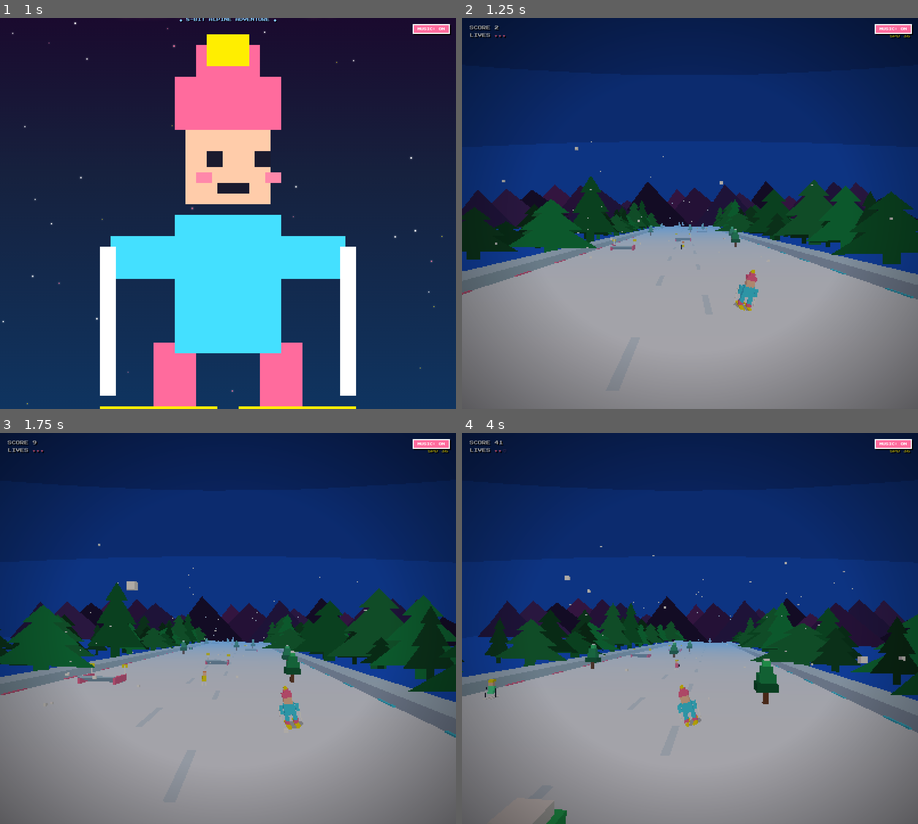
Above: before the commit, frames 1-4 (two rows, left to right).
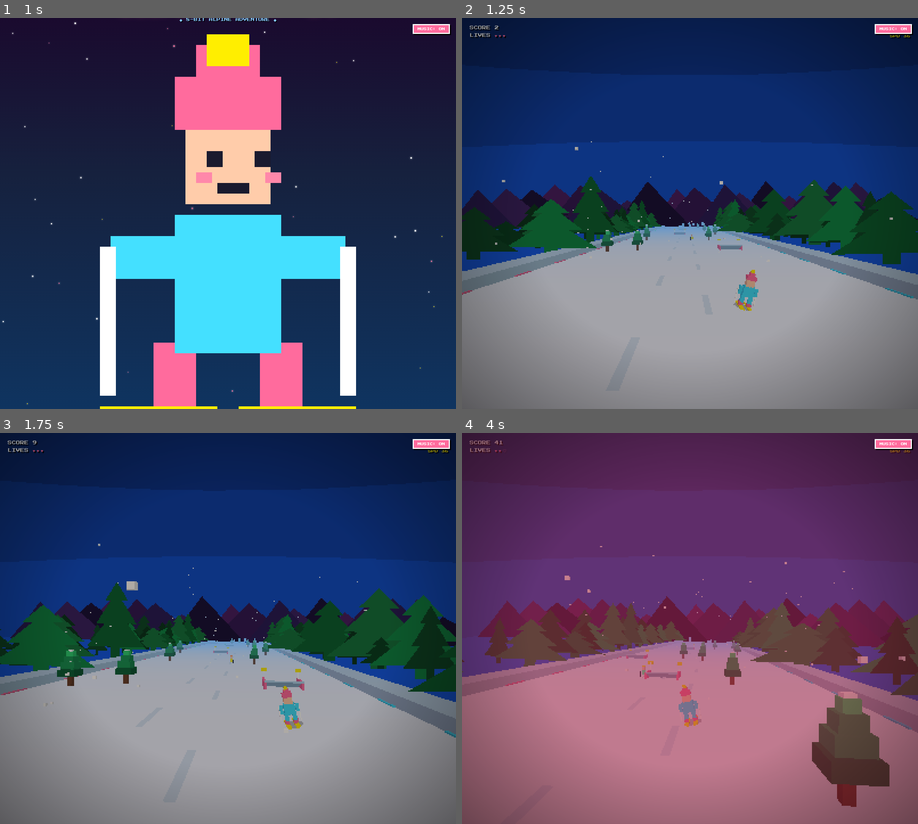
Above: after the commit, the same moments.

Repository: justinhj/skigame
Game: browser game, page index.html
Same seed, same stepped clock (60 frames per second), same inputs: the game is played once before the commit and once after it.
Inputs:
- Up to frame 1 (1 s): no input
- Up to frame 2 (1.25 s): hold Right from 1.03 s (still down); tap Space at 1.1 s
- Up to frame 3 (1.75 s): release Right at 1.53 s; hold Left from 1.58 s (still down); tap Space at 1.6 s
- Up to frame 4 (4 s): tap Space every 0.5 s from 2.1 to 3.6 s; release Left at 2.15 s; hold Up 2.2-2.5 s; tap Enter at 2.52 s; hold Right 2.55-3.22 s; hold Up 3.27-3.5 s; hold Left 3.55-3.98 s

Frame 1 is identical in both runs. In frame 2, 0.6% of the frame differs, in the area x 30-62%, y 52-60%; in frame 3, 1.4%; in frame 4, 99%, in the area x 0-100%, y 0-100%.

Commit message:
more trees but filter when near jumps

Diff:
--- a/index.html
+++ b/index.html
@@ -1096,6 +1096,35 @@
 }
 
 // ─── Spawning ───────────────────────────────────────────────
+function isNearJump(x, z, jumpX, jumpZ) {
+  // Check against the jump ramp spawned in the current wave
+  if (jumpX !== null && jumpZ !== null) {
+    if (Math.abs(z - jumpZ) < 14 && Math.abs(x - jumpX) < 5) {
+      return true;
+    }
+  }
+  // Check against existing jump ramps on the track
+  for (const o of state.objects) {
+    if (o.type === 'jump') {
+      if (Math.abs(z - o.z) < 14 && Math.abs(x - o.x) < 5) {
+        return true;
+      }
+    }
+  }
+  return false;
+}
+
+function isJumpNearTree(jx, jz) {
+  for (const o of state.objects) {
+    if (o.type === 'tree') {
+      if (Math.abs(jz - o.z) < 14 && Math.abs(jx - o.x) < 5) {
+        return true;
+      }
+    }
+  }
+  return false;
+}
+
 function clearObjects() {
   for (const o of state.objects) {
     track.remove(o.mesh);
@@ -1108,17 +1137,47 @@
   const z = state.nextSpawnZ;
   const diff = state.difficulty;
 
-  // Trees — denser with level
-  const treeCount = 1 + Math.floor(Math.random() * (1 + Math.min(3, diff * 0.45)));
+  // 1. Pre-determine jump ramp spawning to coordinate spacing
+  let jumpX = null;
+  let jumpZ = null;
+  const willSpawnJump = Math.random() < 0.45 + Math.min(0.15, diff * 0.02);
+  if (willSpawnJump) {
+    for (let attempt = 0; attempt < 10; attempt++) {
+      const candidateX = (Math.random() - 0.5) * (SLOPE_W - 8);
+      const candidateZ = z - 4;
+      if (!isJumpNearTree(candidateX, candidateZ)) {
+        jumpX = candidateX;
+        jumpZ = candidateZ;
+        break;
+      }
+    }
+  }
+
+  // 2. Trees — denser with level, average count slightly increased
+  const treeCount = 1 + Math.floor(Math.random() * (1.6 + Math.min(3.4, diff * 0.5)));
   for (let i = 0; i < treeCount; i++) {
-    const mesh = makeTree();
-    const x = (Math.random() - 0.5) * (SLOPE_W - 4);
-    mesh.position.set(x, 0, z - Math.random() * 8);
-    track.add(mesh);
-    state.objects.push({ mesh, type: 'tree', x, z: mesh.position.z, radius: 0.75 });
-  }
-
-  // People
+    let treeX = 0;
+    let treeZ = 0;
+    let placed = false;
+    for (let attempt = 0; attempt < 10; attempt++) {
+      const candidateX = (Math.random() - 0.5) * (SLOPE_W - 4);
+      const candidateZ = z - Math.random() * 8;
+      if (!isNearJump(candidateX, candidateZ, jumpX, jumpZ)) {
+        treeX = candidateX;
+        treeZ = candidateZ;
+        placed = true;
+        break;
+      }
+    }
+    if (placed) {
+      const mesh = makeTree();
+      mesh.position.set(treeX, 0, treeZ);
+      track.add(mesh);
+      state.objects.push({ mesh, type: 'tree', x: treeX, z: treeZ, radius: 0.75 });
+    }
+  }
+
+  // 3. People
   if (Math.random() < 0.25 + diff * 0.04) {
     const mesh = makePerson();
     const x = (Math.random() - 0.5) * (SLOPE_W - 5);
@@ -1129,13 +1188,12 @@
     });
   }
 
-  // Jump ramp
-  if (Math.random() < 0.45 + Math.min(0.15, diff * 0.02)) {
+  // 4. Actually spawn the pre-determined jump ramp
+  if (jumpX !== null && jumpZ !== null) {
     const mesh = makeJump();
-    const x = (Math.random() - 0.5) * (SLOPE_W - 8);
-    mesh.position.set(x, 0, z - 4);
+    mesh.position.set(jumpX, 0, jumpZ);
     track.add(mesh);
-    state.objects.push({ mesh, type: 'jump', x, z: mesh.position.z, radius: 1.5, used: false });
+    state.objects.push({ mesh, type: 'jump', x: jumpX, z: jumpZ, radius: 1.5, used: false });
   }
 
   // Gap shrinks as difficulty rises
